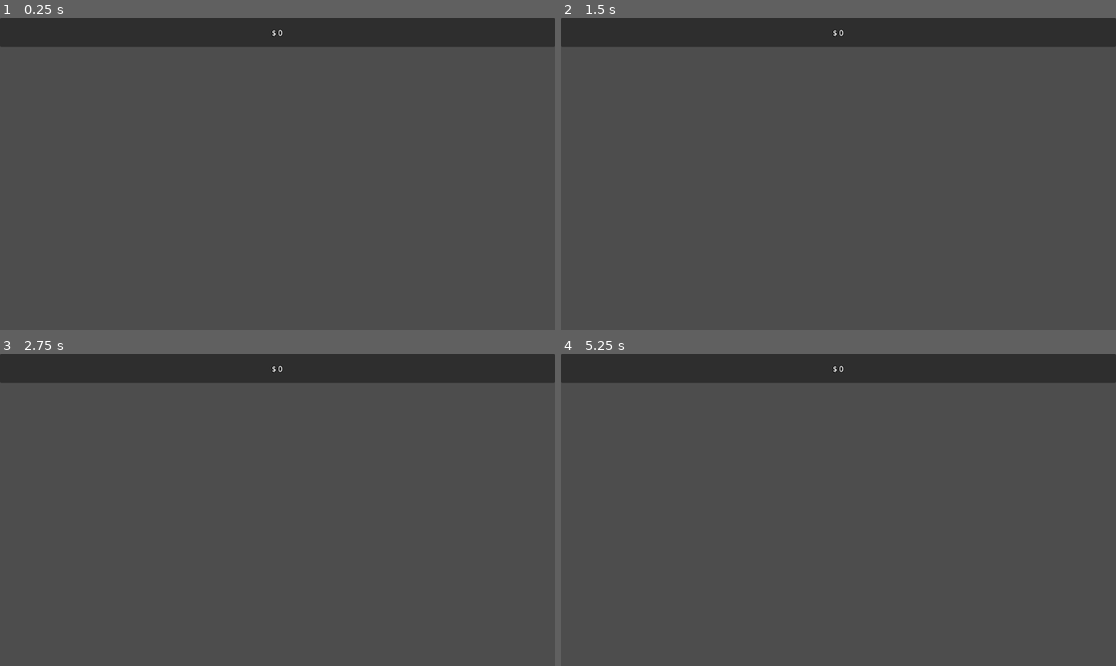
Above: before the commit, frames 1-4 (two rows, left to right).
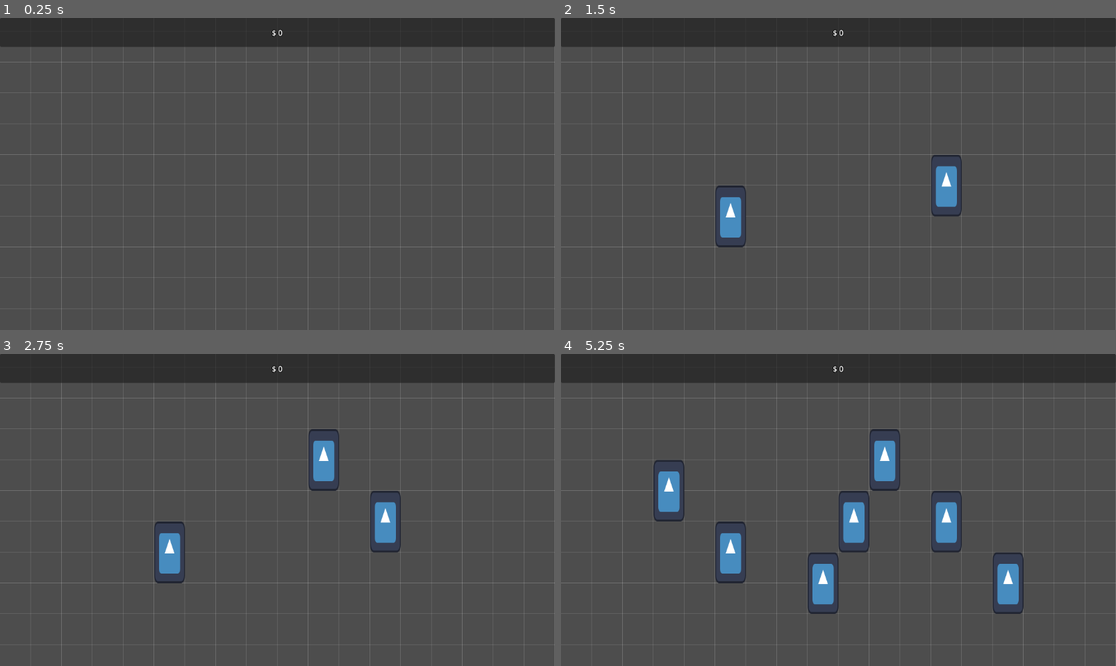
Above: after the commit, the same moments.

Repository: Kavalieri/Farm_SiK-Ness
Game: Godot game, scene res://scenes/game/MainGame.tscn
The game is run twice, just before and just after one commit, with the same random seed, the same clock (stepped at 60 frames per second) and the same inputs. The engine's default icon, where the game draws it, is replaced by a stand-in: a white triangle on a blue panel in a dark square.
Inputs (mouse positions are in pixels of both pictures, inside the frame that each line leads up to):
- Up to frame 1 (0.25 s): no input
- Up to frame 2 (1.5 s): tap Enter at 0.5 s; move the mouse to (960, 158) at 0.52 s; click (960, 158) at 0.67 s; tap Space at 1.25 s; move the mouse to (727, 189) at 1.27 s; click (727, 189) at 1.42 s
- Up to frame 3 (2.75 s): tap Enter at 2 s; move the mouse to (333, 441) at 2.02 s; click (333, 441) at 2.17 s
- Up to frame 4 (5.25 s): tap Space at 2.75, 4.25 s; move the mouse to (810, 572) at 2.77 s; click (810, 572) at 2.92 s; tap Enter at 3.5 s; move the mouse to (1005, 556) at 3.52 s; click (1005, 556) at 3.67 s; move the mouse to (672, 463) at 4.27 s; click (672, 463) at 4.42 s; move the mouse to (866, 510) at 5.02 s; click (866, 510) at 5.17 s

The runs differ from the first frame. In frame 1, 1.5% of the frame differs, in the area x 0-100%, y 0-100%; in frame 2, 2.7%; in frame 3, 3.4%; in frame 4, 5.9%.

Commit message:
feat: implement core grid logic, visualization and building placement #1

Diff:
--- /dev/null
+++ b/project/resources/data/buildings/test_silo.tres
@@ -0,0 +1,15 @@
+[gd_resource type="Resource" script_class="BuildingData" load_steps=2 format=3 uid="uid://test_building_data"]
+
+[ext_resource type="Script" path="res://scripts/resources/BuildingData.gd" id="1_script"]
+[ext_resource type="Texture2D" uid="uid://b4d4d4d4d4d4" path="res://icon.svg" id="2_icon"]
+
+[resource]
+script = ExtResource("1_script")
+id = "test_silo"
+name = "Test Silo"
+description = "A test building."
+texture = ExtResource("2_icon")
+shape_pattern = Array[Vector2i]([Vector2i(0, 0), Vector2i(0, 1)])
+base_production = 10.0
+cost = 50
+tags = Array[String]([])
--- a/project/scenes/game/BuildingEntity.tscn
+++ b/project/scenes/game/BuildingEntity.tscn
@@ -1,6 +1,9 @@
-[gd_scene format=3 uid="uid://game_building_entity"]
+[gd_scene load_steps=2 format=3 uid="uid://game_building_entity"]
+
+[ext_resource type="Script" path="res://scripts/game/BuildingEntity.gd" id="1_script"]
 
 [node name="BuildingEntity" type="Node2D"]
+script = ExtResource("1_script")
 
 [node name="Sprite2D" type="Sprite2D" parent="."]
 unique_name_in_owner = true
--- a/project/scenes/game/GridManager.tscn
+++ b/project/scenes/game/GridManager.tscn
@@ -1,6 +1,6 @@
 [gd_scene load_steps=2 format=3 uid="uid://game_grid_manager"]
 
-[ext_resource type="Script" path="res://project/scripts/game/GridManager.gd" id="1_grid_manager"]
+[ext_resource type="Script" path="res://scripts/game/GridManager.gd" id="1_grid_manager"]
 
 [node name="GridManager" type="Node2D"]
 script = ExtResource("1_grid_manager")
--- a/project/scenes/game/MainGame.tscn
+++ b/project/scenes/game/MainGame.tscn
@@ -1,8 +1,14 @@
 [gd_scene load_steps=2 format=3 uid="uid://game_main_scene"]
 
 [ext_resource type="PackedScene" uid="uid://hud_main_scene" path="res://scenes/ui/screens/MainHUD.tscn" id="1_hud"]
+[ext_resource type="PackedScene" uid="uid://game_grid_manager" path="res://scenes/game/GridManager.tscn" id="2_grid_manager"]
 
 [node name="MainGame" type="Node2D"]
+
+[node name="GridManager" parent="." instance=ExtResource("2_grid_manager")]
+
+[node name="Camera2D" type="Camera2D" parent="."]
+position = Vector2(640, 360)
 
 [node name="CanvasLayer" type="CanvasLayer" parent="."]
 
--- a/project/scenes/ui/screens/MainHUD.tscn
+++ b/project/scenes/ui/screens/MainHUD.tscn
@@ -9,6 +9,7 @@
 anchor_bottom = 1.0
 grow_horizontal = 2
 grow_vertical = 2
+mouse_filter = 2
 theme = ExtResource("1_theme")
 
 [node name="TopBar" type="Panel" parent="."]
--- /dev/null
+++ b/project/scripts/game/BuildingEntity.gd
@@ -0,0 +1,44 @@
+class_name BuildingEntity
+extends Node2D
+
+var data: BuildingData
+
+@onready var sprite_2d: Sprite2D = %Sprite2D
+
+func setup(building_data: BuildingData, cell_size: Vector2i) -> void:
+	data = building_data
+
+	if data.texture:
+		sprite_2d.texture = data.texture
+
+		# Calculate shape bounds to determine size
+		var min_x = 0
+		var max_x = 0
+		var min_y = 0
+		var max_y = 0
+
+		if not data.shape_pattern.is_empty():
+			min_x = data.shape_pattern[0].x
+			max_x = data.shape_pattern[0].x
+			min_y = data.shape_pattern[0].y
+			max_y = data.shape_pattern[0].y
+
+			for pos in data.shape_pattern:
+				min_x = min(min_x, pos.x)
+				max_x = max(max_x, pos.x)
+				min_y = min(min_y, pos.y)
+				max_y = max(max_y, pos.y)
+
+		var width_cells = (max_x - min_x) + 1
+		var height_cells = (max_y - min_y) + 1
+
+		var target_width = width_cells * cell_size.x
+		var target_height = height_cells * cell_size.y
+
+		var texture_size = data.texture.get_size()
+
+		# Scale to fit the target size
+		sprite_2d.scale = Vector2(
+			target_width / texture_size.x,
+			target_height / texture_size.y
+		)
--- a/project/scripts/game/GridManager.gd
+++ b/project/scripts/game/GridManager.gd
@@ -6,6 +6,10 @@
 @export_group("Grid Settings")
 @export var cell_size: Vector2i = Vector2i(64, 64)
 @export var grid_size: Vector2i = Vector2i(20, 20)
+
+# DEBUG: Temporary for testing
+@export var debug_building_data: BuildingData
+@export var debug_building_scene: PackedScene
 
 # Dictionary to store grid state. Key: Vector2i (coords), Value: BuildingEntity (or null)
 var _grid_state: Dictionary = {}
@@ -16,18 +20,55 @@
 
 func _ready() -> void:
 	_initialize_grid()
+	queue_redraw() # Force draw grid lines
+
+	# Load debug resources if not set in inspector
+	if not debug_building_data:
+		debug_building_data = load("res://resources/data/buildings/test_silo.tres")
+	if not debug_building_scene:
+		debug_building_scene = load("res://scenes/game/BuildingEntity.tscn")
+
+func _unhandled_input(event: InputEvent) -> void:
+	if event is InputEventMouseButton and event.pressed and event.button_index == MOUSE_BUTTON_LEFT:
+		print("Input received (Unhandled)")
+		if not debug_building_data:
+			push_error("Debug building data is missing!")
+			return
+
+		var grid_pos = world_to_grid(get_global_mouse_position())
+		print("Click at grid: ", grid_pos)
+
+		if can_place_building(grid_pos, debug_building_data.shape_pattern):
+			print("Attempting to place building...")
+			place_building(debug_building_scene, grid_pos, debug_building_data)
+			print("Placed building at: ", grid_pos)
+		else:
+			print("Cannot place building at: ", grid_pos)
 
 func _initialize_grid() -> void:
 	# Initialize empty grid or load from save
 	pass
 
+func _draw() -> void:
+	# Draw grid lines for debugging
+	var color = Color(1, 1, 1, 0.2)
+	for x in range(grid_size.x + 1):
+		var start = Vector2(x * cell_size.x, 0)
+		var end = Vector2(x * cell_size.x, grid_size.y * cell_size.y)
+		draw_line(start, end, color)
+
+	for y in range(grid_size.y + 1):
+		var start = Vector2(0, y * cell_size.y)
+		var end = Vector2(grid_size.x * cell_size.x, y * cell_size.y)
+		draw_line(start, end, color)
+
 ## Converts world position (pixels) to grid coordinates
 func world_to_grid(world_pos: Vector2) -> Vector2i:
 	return Vector2i(world_pos / Vector2(cell_size))
 
-## Converts grid coordinates to world position (centered in cell)
+## Converts grid coordinates to world position (Top-Left of cell)
 func grid_to_world(grid_pos: Vector2i) -> Vector2:
-	return Vector2(grid_pos * cell_size) + Vector2(cell_size) / 2.0
+	return Vector2(grid_pos * cell_size)
 
 ## Checks if a specific cell is within bounds and empty
 func is_cell_valid(grid_pos: Vector2i) -> bool:
@@ -49,13 +90,19 @@
 func place_building(
 	building_scene: PackedScene,
 	grid_pos: Vector2i,
-	shape: Array[Vector2i]
+	building_data: BuildingData
 ) -> bool:
+	var shape = building_data.shape_pattern
 	if not can_place_building(grid_pos, shape):
 		return false
 
 	var building_instance = building_scene.instantiate()
 	buildings_container.add_child(building_instance)
+
+	# Setup building visual
+	if building_instance.has_method("setup"):
+		building_instance.setup(building_data, cell_size)
+
 	building_instance.global_position = grid_to_world(grid_pos)
 
 	# Mark cells as occupied
@@ -63,5 +110,5 @@
 		var target_pos = grid_pos + offset
 		_grid_state[target_pos] = building_instance
 
-	building_placed.emit(null, grid_pos) # TODO: Pass actual data
+	building_placed.emit(building_data, grid_pos)
 	return true
Not shown, added: project/scripts/game/BuildingEntity.gd.uid
Not shown, added: project/scripts/game/GridManager.gd.uid
Not shown, changed: AGENTS.md
Not shown, added: test_log.txt
Not shown, added: test_output.txt
Not shown, added: test_output_2.txt
